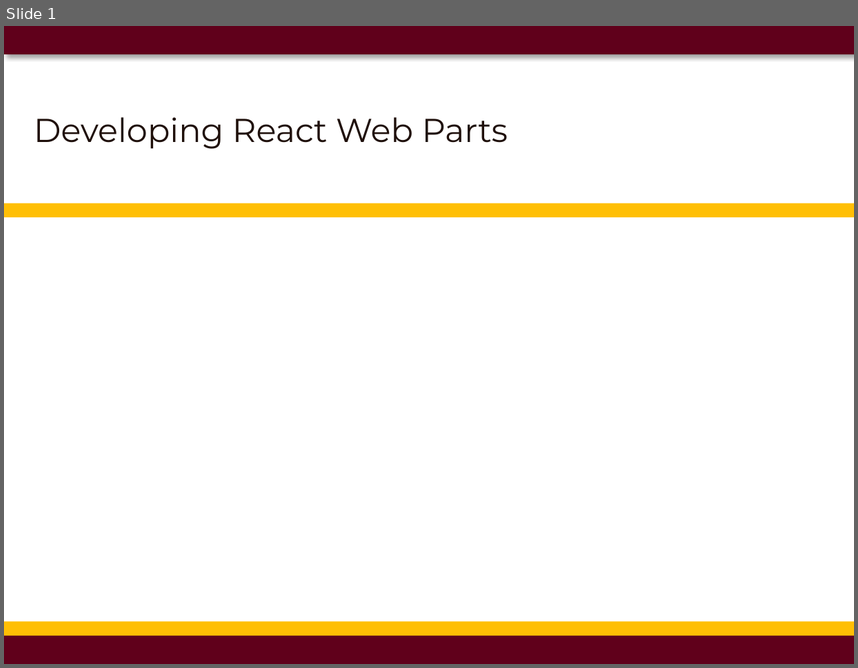
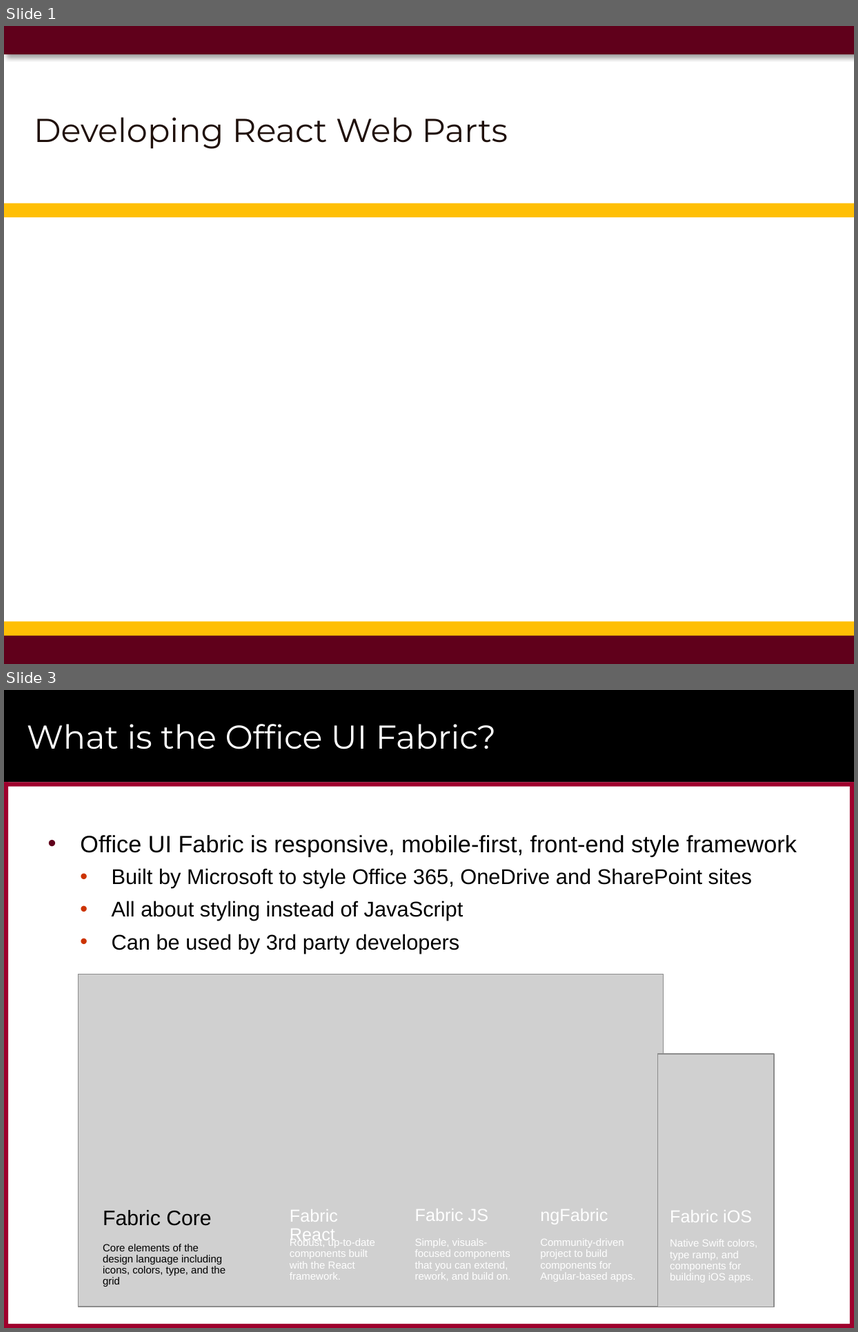
Before and after one commit to CriticalPathTraining/MSD365_Courseware, a slide deck: 05 ReactWebParts.pptx. Shown one above the other, each under a label of ours: slide 1 before the commit, slides 1 and 3 after it; the slides between them are not shown. The pictures are 858x668 and 858x1332 pixels, drawn with LibreOffice and Linux fonts; fonts in the diff are those of the drawing; grey boxes stand for pictures; background and template pictures are left out. Boxes give left, top, right and bottom in pixels: in the first picture for what was removed or moved away, otherwise in the second. Text is boxed around its words. In the diff, an @@ line names an element or a change of style, - is before the commit and + after.

```diff
--- a/05 ReactWebParts.pptx
+++ b/05 ReactWebParts.pptx
@@ slide 3 added at (4, 690, 854, 1328), background #FFFFFF @@
@@ rectangle added at (4, 690, 854, 782), fill #000000 @@
@@ title added at (27, 724, 496, 749), 28 pt, text #FFFFFF @@
+What is the Office UI Fabric?
@@ rectangle added at (4, 782, 854, 786), fill #9F002D @@
@@ rectangle added at (4, 782, 8, 1328), fill #9F002D @@
@@ rectangle added at (850, 782, 854, 1328), fill #9F002D @@
@@ text added at (80, 835, 797, 953), 18 pt, text #000000 @@
+• Office UI Fabric is responsive, mobile-first, front-end style framework
+  • Built by Microsoft to style Office 365, OneDrive and SharePoint sites
+  • All about styling instead of JavaScript
+  • Can be used by 3rd party developers
@@ group added at (79, 974, 774, 1306): 10 texts, 2 pictures @@
+Fabric Core
+Core elements of the design language including icons, colors, type, and the grid
+Fabric React
+Robust, up-to-date components built with the React framework.
+Fabric JS
+Simple, visuals-focused components that you can extend, rework, and build on.
+ngFabric
+Community-driven project to build components for Angular-based apps.
+Fabric iOS
+Native Swift colors, type ramp, and components for building iOS apps.
@@ rectangle added at (805, 1283, 838, 1314), fill #FFFFFF at 75% opacity @@
@@ rectangle added at (4, 1323, 854, 1328), fill #9F002D @@
```
Also in this commit, not shown: 1 slide changed, 13 other slides added, 28 slides removed, 19 other files.
